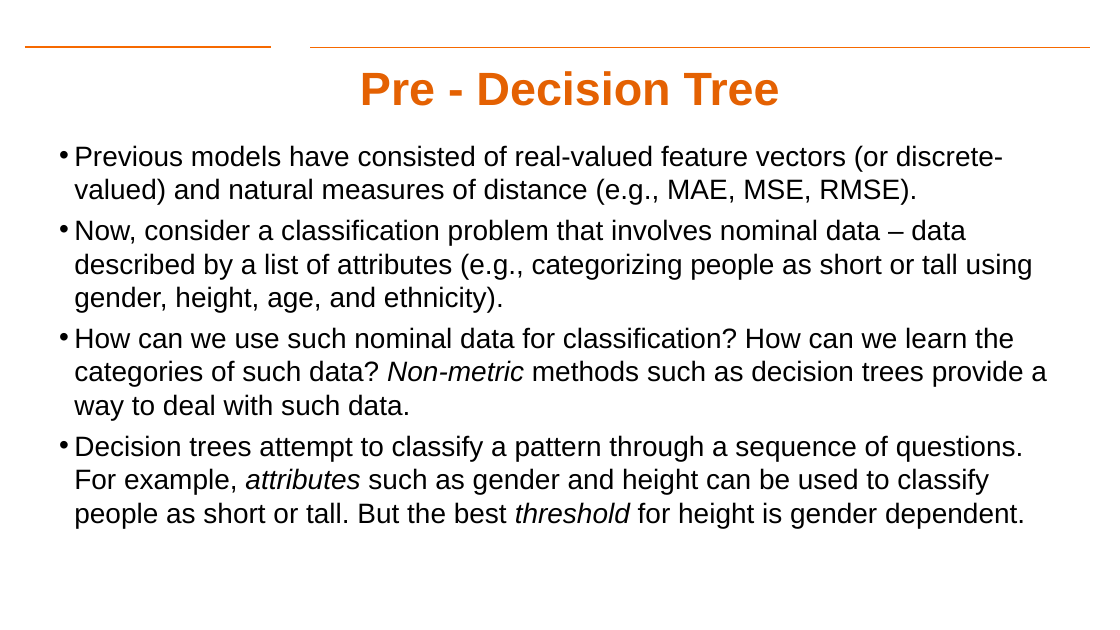
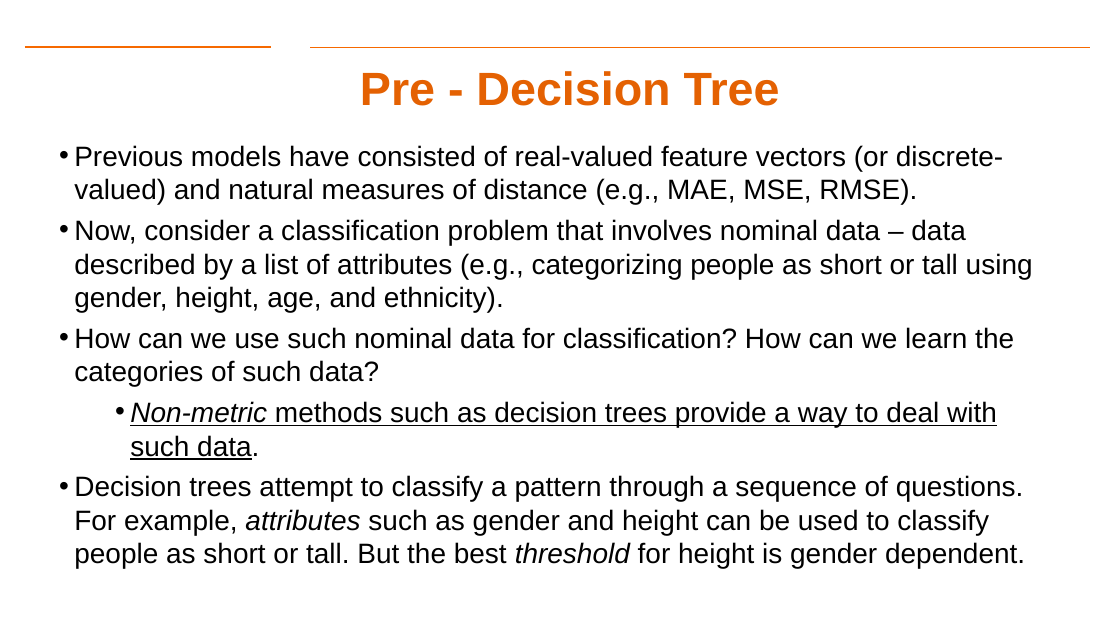
Before and after one commit to gk5951/RIT-DSCI-633-FDS, a slide deck: slide 3 of Syllabus/Lecture06/Lec06.pptx. Drawn at 1120x630 pixels with LibreOffice and Linux fonts; fonts in the diff are those of the drawing; background and template pictures are left out. Boxes give left, top, right and bottom in pixels: in the first picture for what was removed or moved away, otherwise in the second. Text is boxed around its words. In the diff, an @@ line names an element or a change of style, - is before the commit and + after.

```diff
--- a/Syllabus/Lecture06/Lec06.pptx
+++ b/Syllabus/Lecture06/Lec06.pptx
@@ text at box(74, 327, 1014, 460): text changed @@
-• How can we use such nominal data for classification? How can we learn the categories of such data? Non-metric methods such as decision trees provide a way to deal with such data.
+• How can we use such nominal data for classification? How can we learn the categories of such data?
+  • Non-metric methods such as decision trees provide a way to deal with such data.
```
Also in this commit, not shown: 2 other files.
